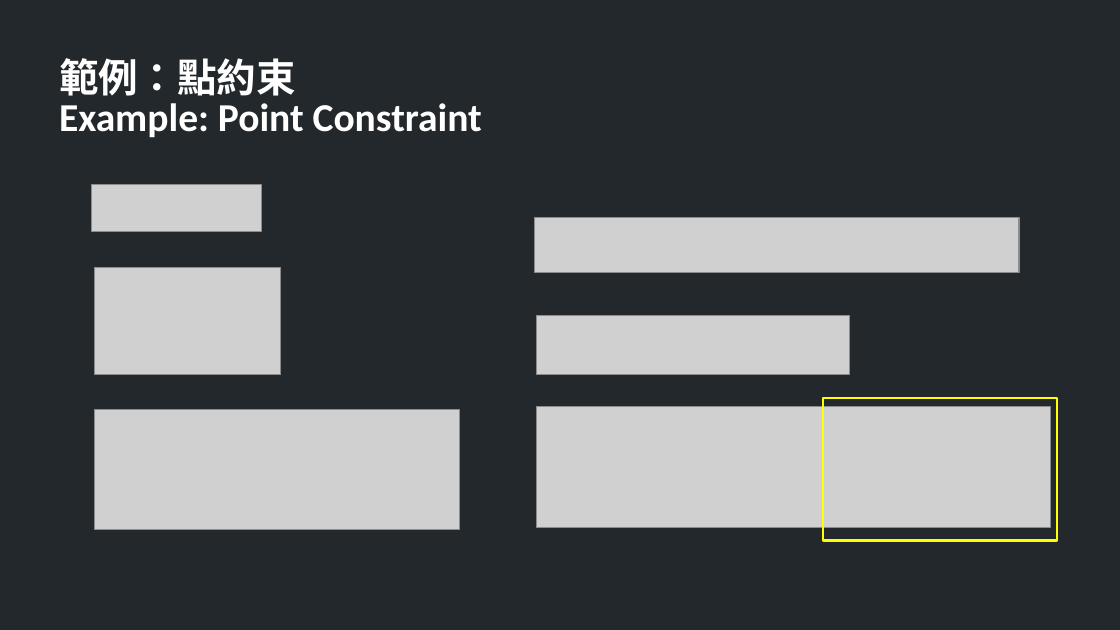
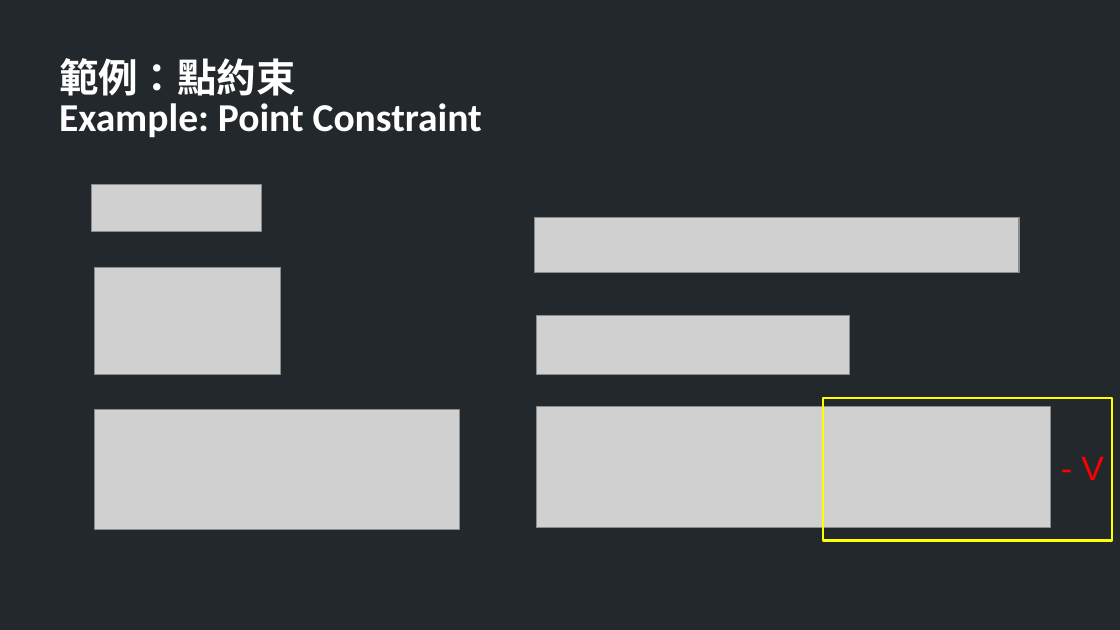
Before and after one commit to t7214948ttt/unity-physics-constraints, a slide deck: slide 19 of 3f00g-em509.ppt. Drawn at 1120x630 pixels with LibreOffice and Linux fonts; fonts in the diff are those of the drawing; grey boxes stand for pictures. Boxes give left, top, right and bottom in pixels: in the first picture for what was removed or moved away, otherwise in the second. Text is boxed around its words. In the diff, an @@ line names an element or a change of style, - is before the commit and + after.

```diff
--- a/3f00g-em509.ppt
+++ b/3f00g-em509.ppt
@@ rectangle: place and size @@
-rectangle at <box>823,398,1057,541</box>
+rectangle at <box>823,398,1112,541</box>
@@ text added at <box>1081,456,1104,480</box>, 24 pt, text #FF0000 @@
+- V
```
Also in this commit, not shown: 3 other slides changed, 2 slides added, 1 slide removed, 1 other file.
